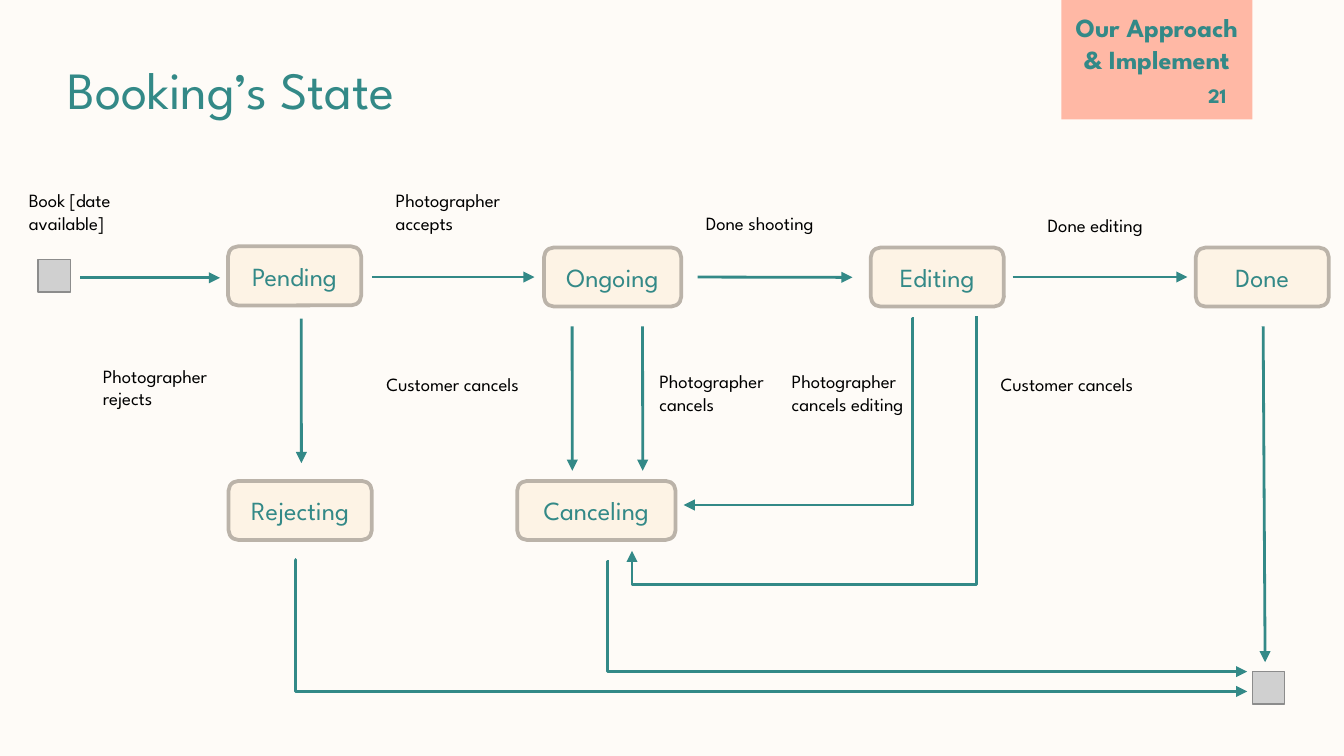
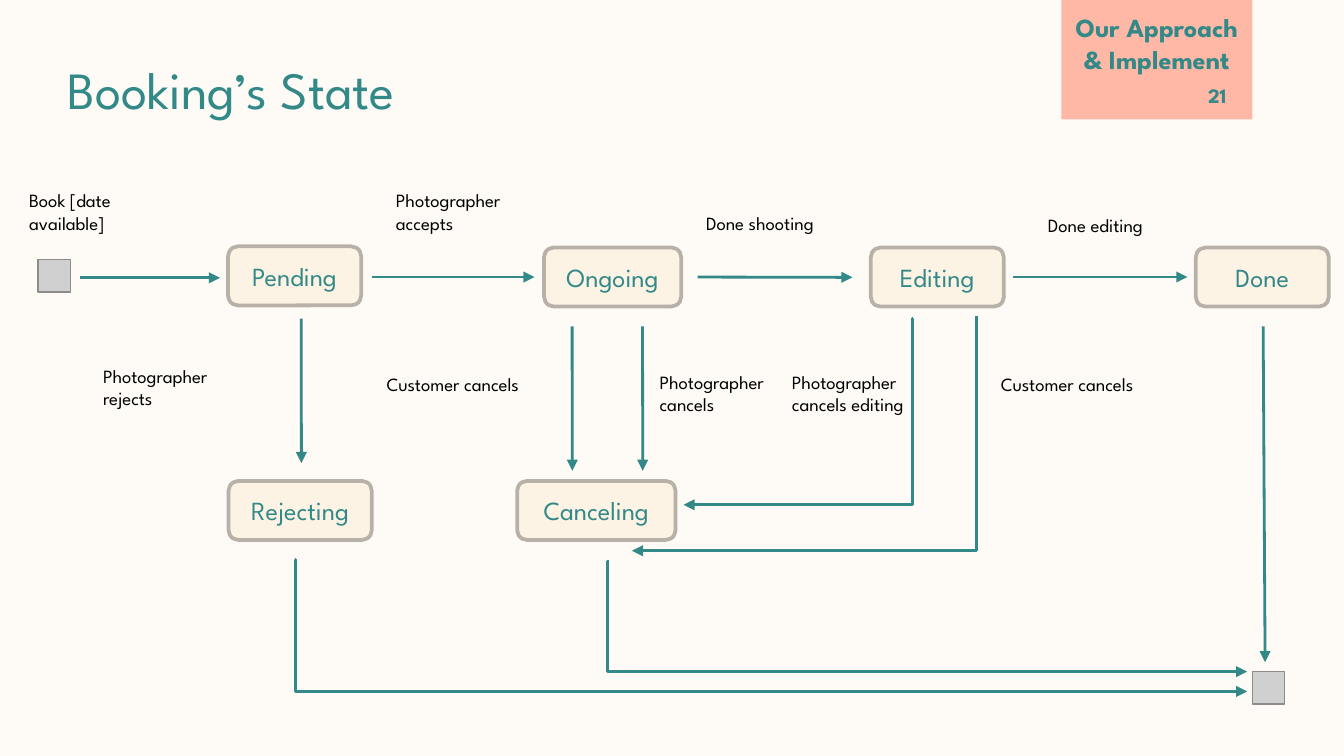
Before and after one commit to thienthao/pbs, a slide deck: slide 21 of Documents/reports/submit/final_present.pptx. Drawn at 1344x756 pixels with LibreOffice and Linux fonts; fonts in the diff are those of the drawing; grey boxes stand for pictures. Boxes give left, top, right and bottom in pixels: in the first picture for what was removed or moved away, otherwise in the second. Text is boxed around its words. In the diff, an @@ line names an element or a change of style, - is before the commit and + after.

```diff
--- a/Documents/reports/submit/final_present.pptx
+++ b/Documents/reports/submit/final_present.pptx
@@ background #FDF3E5 at 30% opacity to #FDF3E5 at 29% opacity @@
@@ elbow arrow (977, 316) - (632, 551): route changed @@
```
Also in this commit, not shown: 73 other slides changed, 11 other files.
